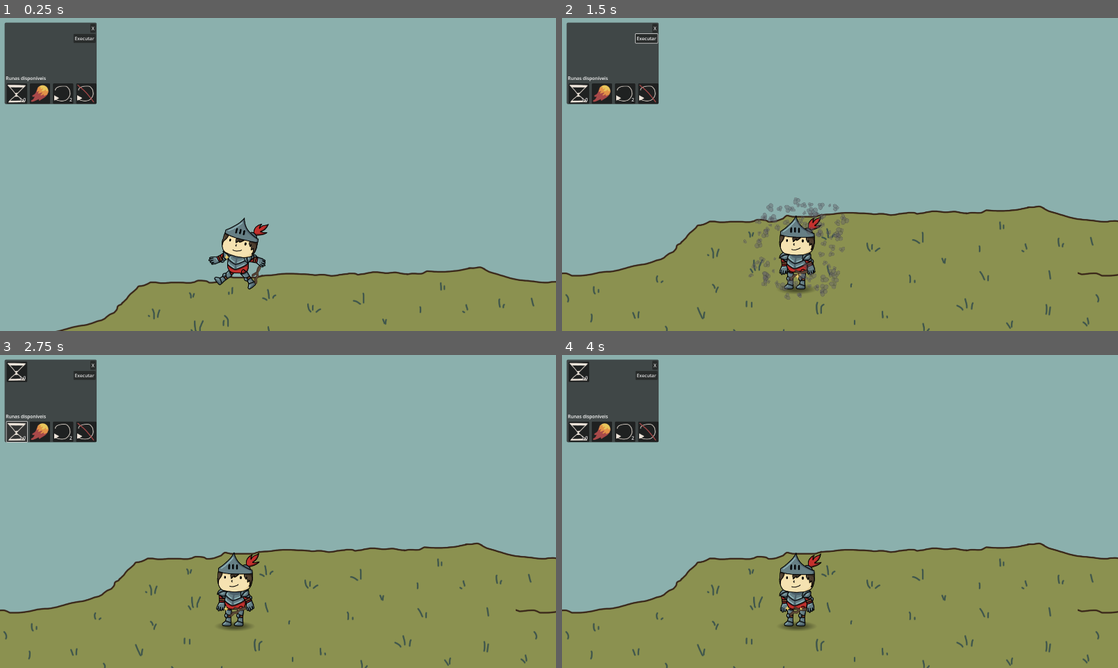
Above: before the commit, frames 1-4 (two rows, left to right).
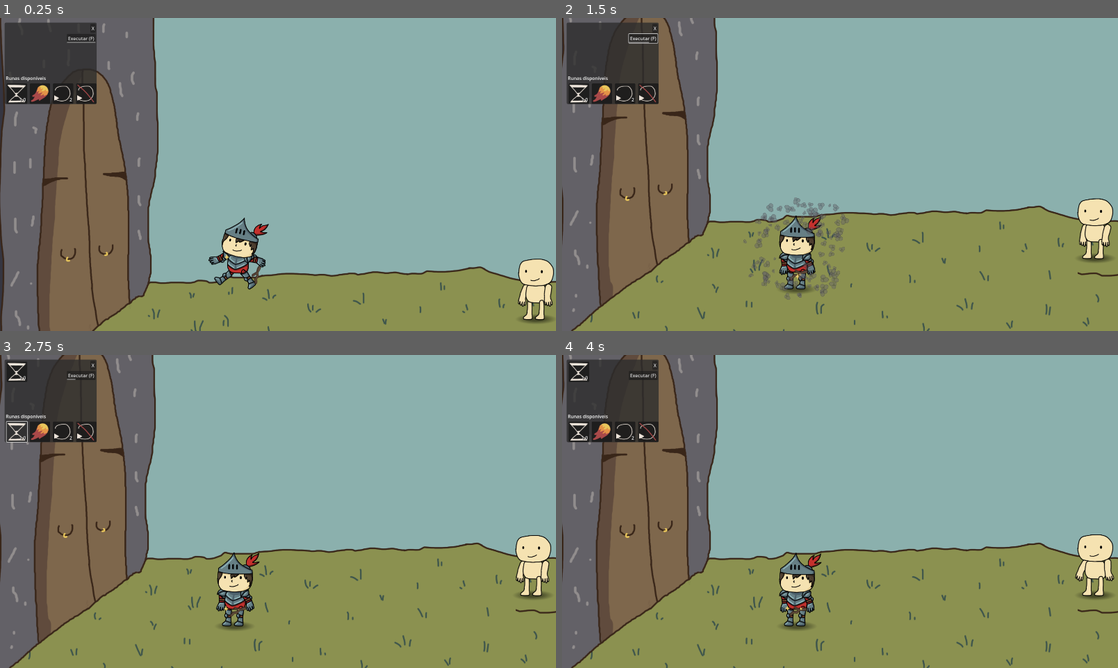
Above: after the commit, the same moments.

Repository: Caslus/cronicas-de-bugdonia
Game: Godot game, scene res://Scenes/Chapter1_3.tscn
Same seed, same stepped clock (60 frames per second), same inputs: the game is played once before the commit and once after it. This scene is started directly instead of the project's main scene.
Inputs (mouse positions are in pixels of both pictures, inside the frame that each line leads up to):
- Up to frame 1 (0.25 s): no input
- Up to frame 2 (1.5 s): click "Executar" (after the commit: "Executar (F)") at 0.5 s; drag from (795, 259) to (895, 105) at 1.27 s
- Up to frame 3 (2.75 s): click (16, 430) at 2.02 s
- Up to frame 4 (4 s): click "X" at 2.75 s; click "Abrir editor" at 3.5 s

The runs differ from the first frame. In frame 1, 24% of the frame differs, in the area x 0-100%, y 0-100%; in frame 2, 20%; in frame 3, 20%; in frame 4, 20%.

Commit message:
feat: starting spellcasting tutorial

Diff:
--- /dev/null
+++ b/Dialog/SpellCaster.json
@@ -0,0 +1,150 @@
+[
+	{
+		"id": "1",
+		"text": "Ei! você!",
+		"options": [
+			{ "text": "Eu?", "next": "2"}
+		]
+	},
+	{
+		"id": "2",
+		"text": "Você é um mago, não é? Eu posso te ensinar um feitiço simples, se você quiser.",
+		"options": [
+			{ "text": "Eu quero aprender!", "next": "3" }
+		]
+	},
+	{
+		"id": "3",
+		"text": "Antes de tudo, você precisa entender o que é uma função.",
+		"options": [
+		{ "text": "...", "next": "4" }
+		]
+	},
+	{
+		"id": "4",
+		"text": "Uma função é um bloco de código que realiza uma tarefa específica. Todos os magos usam funções para lançar feitiços.",
+		"options": [
+			{ "text": "Entendi...", "next": "5" }
+		]
+	},
+	{
+		"id": "5",
+		"text": "Aqui em nosso mundo, temos algumas runas que representam diferentes funções.",
+		"options": [
+			{ "text": "An?", "next": "6" }
+		]
+	},
+	{
+		"id": "6",
+		"text": "Juntando as runas, você pode criar feitiços, que são uma função maior que contém outras funções.",
+		"options": [
+			{ "text": "Interessante...", "next": "7" }
+		]
+	},
+	{
+		"id": "7",
+		"text": "Vou te ensinar um feitiço simples que cria uma bola de fogo.",
+		"options": [
+			{ "text": "Ótimo!", "next": "8", "toggle": "initialTalk" }
+		]
+	},
+	{
+		"id": "8",
+		"text": "Primeiro, abra o editor de feitiços no canto superior esquerdo da tela.",
+		"options": [
+			{ "text": "Certo...", "next": "9" }
+		]
+	},
+	{
+		"id": "9",
+		"text": "Agora, clique na bola de fogo na lista de runas disponíveis para adicioná-la ao seu feitiço.",
+		"options": [
+			{ "text": "Ok!", "next": "10" }
+		]
+	},
+	{
+		"id": "10",
+		"text": "Depois disso, clique no botão 'Executar' ou aperte a tecla 'R' para lançar o feitiço.",
+		"options": [
+			{ "text": "Vou tentar!", "next": "11" }
+		]
+	},
+	{
+		"id": "11",
+		"text": "Tente lançar a bola de fogo nessa pedra para liberar o caminho.",
+		"options": [
+			{ "text": "Vamos lá!", "next": null	}
+		]
+	},
+	{
+		"id": "12",
+		"text": "Boa! Você aprende rápido. Mas temos um problema maior agora...",
+		"options": [
+			{ "text": "Qual?", "next": "13" }
+		]
+	},
+	{
+		"id": "13",
+		"text": "A pedra na nossa frente é mais resistente, então vou ter que te ensinar sobre loops.",
+		"options": [
+			{ "text": "Loops?", "next": "14" }
+		]
+	},
+	{
+		"id": "14",
+		"text": "Um loop é uma estrutura que repete um bloco de código várias vezes. Isso pode ser útil para lançar feitiços repetidamente.",
+		"options": [
+			{ "text": "Como assim?", "next": "15" }
+		]
+	},
+	{
+		"id": "15",
+		"text": "Irei te ensinar sobre o loop 'For' hoje. O loop 'For' repete um bloco de código um número específico de vezes.",
+		"options": [
+			{ "text": "Entendi...", "next": "16" }
+		]
+	},
+	{
+		"id": "16",
+		"text": "Vamos adicionar um loop 'For' ao seu feitiço. Clique no ícone do loop 'For' na lista de runas disponíveis.",
+		"options": [
+			{ "text": "Ok!", "next": "17" }
+		]
+	},
+	{
+		"id": "17",
+		"text": "Depois, adicione uma bola de fogo e então feche o loop com a runa de fim de loop.",
+		"options": [
+			{ "text": "Certo!", "next": "18" }
+		]
+	},
+	{
+		"id": "18",
+		"text": "Agora, com o botão direito do mouse, clique no bloco do loop 'For' para configurar quantas vezes ele deve repetir e aperte em 'Salvar'.",
+		"options": [
+			{ "text": "Feito!", "next": "19" }
+		]
+	},
+	{
+		"id": "19",
+		"text": "Essa pedra tem 100 de vida, cada bola de fogo causa 10 de dano, então o seu 'For' deve se repetir 10 vezes.",
+		"options": [
+			{ "text": "Vou tentar!", "next": null, "toggle": "learned_loop" }
+		]
+	},
+
+	{
+		"id": "20",
+		"text": "Incrível! Mas ainda temos uma pedra maior pela frente...",
+		"options": [
+			{ "text": "Mais uma?!", "next": "21" }
+		]
+	},
+	{
+		"id": "21",
+		"text": "Essa pedra é absurdamente resistente. Eu nem sei quantas bolas de fogo serão necessárias para destruí-la.",
+		"options": [
+			{ "text": "Deixa comigo!", "next": null }
+		]
+	}
+]
--- a/Scenes/Chapter1_3.tscn
+++ b/Scenes/Chapter1_3.tscn
@@ -1,15 +1,30 @@
-[gd_scene load_steps=7 format=3 uid="uid://bpxejyxaowfj6"]
+[gd_scene load_steps=13 format=3 uid="uid://bpxejyxaowfj6"]
 
 [ext_resource type="PackedScene" uid="uid://cherfw86xm8pm" path="res://Scenes/Entity/Player.tscn" id="1_dlh0u"]
+[ext_resource type="Script" uid="uid://c7im13l7h234q" path="res://Scripts/Quest/SpellcasterQuest.gd" id="1_vlnd7"]
 [ext_resource type="Script" uid="uid://b71nfyjmm0mqa" path="res://Scripts/SpellManager.gd" id="2_457wa"]
 [ext_resource type="Texture2D" uid="uid://c1icpnkjpwirg" path="res://Assets/Objects/Cliff.png" id="3_457wa"]
 [ext_resource type="PackedScene" uid="uid://c4waaclx2re3q" path="res://Scenes/Objects/FailParticles.tscn" id="3_ufcq2"]
 [ext_resource type="PackedScene" uid="uid://dq3s72w5aye62" path="res://Scenes/Utils/SpellEditor.tscn" id="4_1qkkm"]
+[ext_resource type="Texture2D" uid="uid://dx261cbtbwnkl" path="res://Assets/Objects/PrisonInnerDoor.png" id="4_ig520"]
+[ext_resource type="Texture2D" uid="uid://bl8cr6fnwoqlw" path="res://Assets/Objects/PrisonOuterDoor.png" id="5_qqcup"]
+[ext_resource type="PackedScene" uid="uid://bu6gga7dsc3nn" path="res://Scenes/Objects/RockObstacle.tscn" id="8_qqcup"]
+[ext_resource type="PackedScene" uid="uid://dcbc26gk3t6db" path="res://Scenes/Entity/NPC.tscn" id="9_x5iv8"]
 
 [sub_resource type="RectangleShape2D" id="RectangleShape2D_ufcq2"]
 size = Vector2(18961, 165)
 
+[sub_resource type="RectangleShape2D" id="RectangleShape2D_x5iv8"]
+size = Vector2(130, 1541)
+
 [node name="Chapter13" type="Node2D"]
+
+[node name="BooleanQuest" type="Node" parent="." node_paths=PackedStringArray("npc")]
+script = ExtResource("1_vlnd7")
+npc = NodePath("../NPC")
+
+[node name="SpellEditor" parent="." node_paths=PackedStringArray("spellManager") instance=ExtResource("4_1qkkm")]
+spellManager = NodePath("../Player/SpellManager")
 
 [node name="Player" parent="." instance=ExtResource("1_dlh0u")]
 z_index = 10
@@ -23,6 +38,7 @@
 
 [node name="SpellManager" type="Node" parent="Player"]
 script = ExtResource("2_457wa")
+spellBlockLimit = 3
 failParticles = ExtResource("3_ufcq2")
 
 [node name="Map" type="Node2D" parent="."]
@@ -33,6 +49,30 @@
 [node name="CollisionShape2D" type="CollisionShape2D" parent="Map/StaticBody2D"]
 position = Vector2(8111.5, -6)
 shape = SubResource("RectangleShape2D_ufcq2")
+
+[node name="Door" type="Node2D" parent="Map"]
+
+[node name="PrisonInnerDoor2" type="Sprite2D" parent="Map/Door"]
+position = Vector2(-482.498, -566)
+rotation = 3.14159
+scale = Vector2(1, -1)
+texture = ExtResource("4_ig520")
+
+[node name="PrisonInnerDoor3" type="Sprite2D" parent="Map/Door"]
+position = Vector2(-376.498, -598)
+rotation = -3.03623
+scale = Vector2(1, -1)
+texture = ExtResource("4_ig520")
+
+[node name="PrisonOuterDoor" type="Sprite2D" parent="Map/Door"]
+position = Vector2(-579.498, -528)
+texture = ExtResource("5_qqcup")
+
+[node name="StaticBody2D" type="StaticBody2D" parent="Map/Door"]
+
+[node name="CollisionShape2D" type="CollisionShape2D" parent="Map/Door/StaticBody2D"]
+position = Vector2(-506, -641.5)
+shape = SubResource("RectangleShape2D_x5iv8")
 
 [node name="Cliff" type="Sprite2D" parent="Map"]
 light_mask = 3
@@ -46,5 +86,56 @@
 position = Vector2(2215, 73)
 texture = ExtResource("3_457wa")
 
-[node name="SpellEditor" parent="." node_paths=PackedStringArray("spellManager") instance=ExtResource("4_1qkkm")]
-spellManager = NodePath("../Player/SpellManager")
+[node name="Cliff3" type="Sprite2D" parent="Map"]
+light_mask = 3
+z_index = -11
+position = Vector2(4064, 73)
+texture = ExtResource("3_457wa")
+
+[node name="Cliff4" type="Sprite2D" parent="Map"]
+light_mask = 3
+z_index = -11
+position = Vector2(5894.5, 73)
+texture = ExtResource("3_457wa")
+
+[node name="Cliff5" type="Sprite2D" parent="Map"]
+light_mask = 3
+z_index = -11
+position = Vector2(7708, 73)
+texture = ExtResource("3_457wa")
+
+[node name="Cliff6" type="Sprite2D" parent="Map"]
+light_mask = 3
+z_index = -11
+position = Vector2(9538.5, 73)
+texture = ExtResource("3_457wa")
+
+[node name="Cliff7" type="Sprite2D" parent="Map"]
+light_mask = 3
+z_index = -11
+position = Vector2(11353, 73)
+texture = ExtResource("3_457wa")
+
+[node name="Cliff8" type="Sprite2D" parent="Map"]
+light_mask = 3
+z_index = -11
+position = Vector2(13183.5, 73)
+texture = ExtResource("3_457wa")
+
+[node name="RockObstacle" parent="." instance=ExtResource("8_qqcup")]
+position = Vector2(1859, -30)
+maxHealth = 10.0
+
+[node name="RockObstacle2" parent="." instance=ExtResource("8_qqcup")]
+position = Vector2(3692, -30)
+objectName = "Pedra Resistente"
+
+[node name="RockObstacle3" parent="." instance=ExtResource("8_qqcup")]
+position = Vector2(5706, -30)
+maxHealth = 500.0
+objectName = "Pedra Muito Resistente"
+
+[node name="NPC" parent="." node_paths=PackedStringArray("quest") instance=ExtResource("9_x5iv8")]
+position = Vector2(1030, -141)
+dialogFile = "res://Dialog/SpellCaster.json"
+quest = NodePath("../BooleanQuest")
--- a/Scenes/Objects/Fireball.tscn
+++ b/Scenes/Objects/Fireball.tscn
@@ -41,6 +41,9 @@
 color = Color(0.999999, 0.805517, 0.186029, 1)
 turbulence_enabled = true
 
+[sub_resource type="CircleShape2D" id="CircleShape2D_480x7"]
+radius = 21.82
+
 [node name="Fireball" type="Node2D"]
 script = ExtResource("1_si8x6")
 speed = 800.0
@@ -64,4 +67,10 @@
 [node name="VisibleOnScreenNotifier2D" type="VisibleOnScreenNotifier2D" parent="."]
 scale = Vector2(2.36, 2.16)
 
+[node name="Area2D" type="Area2D" parent="."]
+
+[node name="CollisionShape2D" type="CollisionShape2D" parent="Area2D"]
+shape = SubResource("CircleShape2D_480x7")
+
 [connection signal="screen_exited" from="VisibleOnScreenNotifier2D" to="." method="despawn"]
+[connection signal="body_entered" from="Area2D" to="." method="_on_body_entered"]
--- /dev/null
+++ b/Scenes/Objects/RockObstacle.tscn
@@ -0,0 +1,88 @@
+[gd_scene load_steps=7 format=3 uid="uid://bu6gga7dsc3nn"]
+
+[ext_resource type="Texture2D" uid="uid://bx2pfohmjgnb8" path="res://Assets/Objects/Rock1.png" id="1_r001i"]
+[ext_resource type="Script" uid="uid://d4mip71f2mtq7" path="res://Scripts/Object/RockObstacle.gd" id="1_tyos5"]
+[ext_resource type="PackedScene" uid="uid://c4waaclx2re3q" path="res://Scenes/Objects/FailParticles.tscn" id="2_nr16r"]
+[ext_resource type="Script" uid="uid://r6yqgk4lfr2r" path="res://Scripts/Utils/HealthBar.gd" id="3_nr16r"]
+
+[sub_resource type="StyleBoxFlat" id="StyleBoxFlat_50exs"]
+bg_color = Color(0.198463, 0.719766, 0, 1)
+corner_radius_top_left = 4
+corner_radius_top_right = 4
+corner_radius_bottom_right = 4
+corner_radius_bottom_left = 4
+
+[sub_resource type="RectangleShape2D" id="RectangleShape2D_r001i"]
+size = Vector2(496, 660)
+
+[node name="RockObstacle" type="Node2D" groups=["destructible"]]
+script = ExtResource("1_tyos5")
+breakParticles = ExtResource("2_nr16r")
+
+[node name="Rock1" type="Sprite2D" parent="."]
+scale = Vector2(2, 3.018)
+texture = ExtResource("1_r001i")
+
+[node name="HealthBar" type="Control" parent="."]
+custom_minimum_size = Vector2(256, 90)
+layout_mode = 3
+anchors_preset = 8
+anchor_left = 0.5
+anchor_top = 0.5
+anchor_right = 0.5
+anchor_bottom = 0.5
+offset_left = -20.0
+offset_top = -239.0
+offset_right = 20.0
+offset_bottom = -199.0
+grow_horizontal = 2
+grow_vertical = 2
+size_flags_horizontal = 6
+size_flags_vertical = 6
+script = ExtResource("3_nr16r")
+
+[node name="Bar" type="PanelContainer" parent="HealthBar"]
+layout_mode = 1
+anchors_preset = 8
+anchor_left = 0.5
+anchor_top = 0.5
+anchor_right = 0.5
+anchor_bottom = 0.5
+offset_left = -128.0
+offset_top = -16.0
+offset_right = 128.0
+offset_bottom = 16.0
+grow_horizontal = 2
+grow_vertical = 2
+size_flags_horizontal = 4
+size_flags_vertical = 4
+
+[node name="CurrentHealth" type="PanelContainer" parent="HealthBar/Bar"]
+custom_minimum_size = Vector2(256, 0)
+layout_mode = 2
+size_flags_horizontal = 0
+theme_override_styles/panel = SubResource("StyleBoxFlat_50exs")
+
+[node name="Label" type="Label" parent="HealthBar"]
+custom_minimum_size = Vector2(200, 0)
+layout_mode = 1
+anchors_preset = 8
+anchor_left = 0.5
+anchor_top = 0.5
+anchor_right = 0.5
+anchor_bottom = 0.5
+offset_left = -100.0
+offset_top = -11.5
+offset_right = 100.0
+offset_bottom = 11.5
+grow_horizontal = 2
+grow_vertical = 2
+size_flags_horizontal = 4
+text = "Pedra"
+horizontal_alignment = 1
+
+[node name="StaticBody2D" type="StaticBody2D" parent="." groups=["destructible"]]
+
+[node name="CollisionShape2D" type="CollisionShape2D" parent="StaticBody2D"]
+position = Vector2(6, -28)
+shape = SubResource("RectangleShape2D_r001i")
--- a/Scenes/Utils/SpellEditor.tscn
+++ b/Scenes/Utils/SpellEditor.tscn
@@ -16,7 +16,7 @@
 corner_radius_bottom_right = 4
 corner_radius_bottom_left = 4
 
-[node name="SpellEditor" type="Control" node_paths=PackedStringArray("editor", "openEditorButton", "closeEditorButton", "spellBlockList", "availableSpellBlockList")]
+[node name="SpellEditor" type="Control" node_paths=PackedStringArray("editor", "openEditorButton", "closeEditorButton", "spellBlockList", "availableSpellBlockList", "cooldownTimeBar")]
 layout_mode = 3
 anchors_preset = 15
 anchor_right = 1.0
@@ -30,6 +30,7 @@
 spellBlockContainer = ExtResource("1_kgewf")
 spellBlockList = NodePath("CanvasLayer/Editor/VBoxContainer/HBoxContainer/CurrentSpellBlocks/SpellBlockList")
 availableSpellBlockList = NodePath("CanvasLayer/Editor/VBoxContainer/AvailableRunes/AvailableSpellBlocks/AvailableSpellBlockList")
+cooldownTimeBar = NodePath("CanvasLayer/Editor/VBoxContainer/HBoxContainer/Buttons/Button/ProgressBar")
 
 [node name="CanvasLayer" type="CanvasLayer" parent="."]
 offset = Vector2(16, 16)
@@ -83,7 +84,20 @@
 layout_mode = 2
 size_flags_horizontal = 8
 size_flags_vertical = 4
-text = "Executar"
+text = "Executar (F)"
+
+[node name="ProgressBar" type="ProgressBar" parent="CanvasLayer/Editor/VBoxContainer/HBoxContainer/Buttons/Button"]
+layout_mode = 1
+anchors_preset = 12
+anchor_top = 1.0
+anchor_right = 1.0
+anchor_bottom = 1.0
+offset_top = -4.0
+grow_horizontal = 2
+grow_vertical = 0
+value = 100.0
+rounded = true
+show_percentage = false
 
 [node name="AvailableRunes" type="VBoxContainer" parent="CanvasLayer/Editor/VBoxContainer"]
 layout_mode = 2
--- a/Scripts/Entity/PlayerMovement.gd
+++ b/Scripts/Entity/PlayerMovement.gd
@@ -35,7 +35,7 @@
 			player.velocity.y = player.get("JUMP_VELOCITY") * -60
 			coyoteTimer = 0
 
-	var direction := Input.get_axis("ui_left", "ui_right")
+	var direction := Input.get_axis("move_left", "move_right")
 	if direction and canMove:
 		if Input.is_key_pressed((KEY_SHIFT)):
 			player.velocity.x = direction * player.get("VAR_SPEED") * 30 * player.get("RUN_MULTIPLIER")
--- a/Scripts/Object/Fireball.gd
+++ b/Scripts/Object/Fireball.gd
@@ -23,3 +23,11 @@
 		if time_alive > lifetime:
 			spawn_explosion()
 			despawn()
+
+func _on_body_entered(body: Node) -> void:
+		if body.is_in_group("player"): return
+		if body.is_in_group("destructible"):
+			if body.get_parent().has_method("take_damage"):
+				body.get_parent().take_damage(10)
+		spawn_explosion()
+		despawn()
--- /dev/null
+++ b/Scripts/Object/RockObstacle.gd
@@ -0,0 +1,31 @@
+extends Node2D
+
+@export var maxHealth: float = 100.0
+@export var objectName: String = "Pedra"
+var health: float
+@export var breakParticles: PackedScene
+@onready var healthBar: Control = get_node("HealthBar")
+
+func take_damage(amount: float) -> void:
+		health -= amount
+		healthBar.setHealth(health)
+
+		if health <= 0:
+				break_obstacle()
+
+func break_particle() -> void:
+		var particles = breakParticles.instantiate()
+		particles.position = position
+		particles.scale = Vector2(2, 2)
+		get_tree().root.add_child(particles)
+		particles.emitting = true
+		await get_tree().create_timer(particles.lifetime).timeout
+		particles.queue_free()
+
+func break_obstacle() -> void:
+		break_particle()
+		queue_free()
+
+func _ready() -> void:
+	health = maxHealth
+	healthBar.setup(maxHealth, objectName)
--- /dev/null
+++ b/Scripts/Quest/SpellcasterQuest.gd
@@ -0,0 +1,25 @@
+extends Node
+
+@export var questName: String = "Funções? Loops?"
+@export var questDescription: String = "Aprenda a usar funções e loops destruindo pedras."
+@export var questVariables: Dictionary = {
+	"initialTalk": false,
+	"destroyedRock1": false,
+	"learned_loop": false,
+	"destroyedRock2": false,
+	"destroyedRock3": false,
+}
+@export var npc: CharacterBody2D = null
+@export var nextQuest: Node
+
+func moveNpc(pos: Vector2, speed: float = 4.0) -> void:
+	if npc.position.x > pos.x: return
+	if npc.position != pos and not npc.moving:
+		QuestManager.moveNpcTo(npc.get_meta("objectName"), pos, speed)
+
+func onUpdateQuestVariables():
+	if questVariables.get("initialTalk"):
+		npc.set("startingDialog", "8")
+
+func _ready():
+	QuestManager.connect("questVariablesChanged", Callable(self, "onUpdateQuestVariables"))
--- /dev/null
+++ b/Scripts/Utils/HealthBar.gd
@@ -0,0 +1,18 @@
+extends Control
+
+@onready var healthBar: PanelContainer = $Bar/CurrentHealth
+var maxHealth: float
+var health: float
+
+func textFormat(text: String) -> String:
+	return "%s : %.0f / %.0f" % [text, health, maxHealth]
+
+func setup(newMaxHealth: float, text: String) -> void:
+	self.maxHealth = newMaxHealth
+	self.health = newMaxHealth
+	$Label.text = textFormat(text)
+
+func setHealth(newHealth: float) -> void:
+		health = newHealth
+		healthBar.custom_minimum_size.x = (health / maxHealth) * self.size.x
+		$Label.text = textFormat($Label.text.split(" : ")[0])
--- a/Scripts/Utils/SpellEditor.gd
+++ b/Scripts/Utils/SpellEditor.gd
@@ -9,6 +9,10 @@
 @export var spellBlockContainer: PackedScene
 @export var spellBlockList: HBoxContainer
 @export var availableSpellBlockList: HBoxContainer
+
+@export var cooldownTime: float = 3.0
+var can_cast: bool = true
+@export var cooldownTimeBar: ProgressBar
 
 func _openEditor() -> void:
 	editor.visible = true
@@ -55,8 +59,25 @@
 	_updateSpellBlocks()
 
 func _runSpell() -> void:
+	if not can_cast:
+		return
+	can_cast = false
 	spellManager.run_current_spell()
+	get_tree().create_timer(cooldownTime).timeout.connect(func(): can_cast = true)
+	cooldownTimeBar.value = 100
+	cooldownTimeBar.visible = true
+	var tween = create_tween()
+	tween.tween_property(cooldownTimeBar, "value", 0, cooldownTime)
 
 func _ready() -> void:
 	_updateAvailableSpellBlocks()
 	_updateSpellBlocks()
+
+func _process(_delta: float) -> void:
+	if Input.is_action_just_pressed("run_spell"):
+		_runSpell()
+	if Input.is_action_just_pressed("toggle_spell_editor"):
+		if editor.visible:
+			_closeEditor()
+		else:
+			_openEditor()
--- a/project.godot
+++ b/project.godot
@@ -36,42 +36,59 @@
 
 interactable=""
 player=""
+destructible=""
 
 [input]
 
+ui_accept={
+"deadzone": 0.5,
+"events": []
+}
 ui_left={
 "deadzone": 0.5,
-"events": [Object(InputEventKey,"resource_local_to_scene":false,"resource_name":"","device":-1,"window_id":0,"alt_pressed":false,"shift_pressed":false,"ctrl_pressed":false,"meta_pressed":false,"pressed":false,"keycode":65,"physical_keycode":0,"key_label":0,"unicode":97,"location":0,"echo":false,"script":null)
-, Object(InputEventJoypadButton,"resource_local_to_scene":false,"resource_name":"","device":0,"button_index":13,"pressure":0.0,"pressed":false,"script":null)
+"events": [Object(InputEventJoypadButton,"resource_local_to_scene":false,"resource_name":"","device":0,"button_index":13,"pressure":0.0,"pressed":false,"script":null)
 , Object(InputEventJoypadMotion,"resource_local_to_scene":false,"resource_name":"","device":0,"axis":0,"axis_value":-1.0,"script":null)
 ]
 }
 ui_right={
 "deadzone": 0.5,
-"events": [Object(InputEventKey,"resource_local_to_scene":false,"resource_name":"","device":-1,"window_id":0,"alt_pressed":false,"shift_pressed":false,"ctrl_pressed":false,"meta_pressed":false,"pressed":false,"keycode":68,"physical_keycode":0,"key_label":0,"unicode":100,"location":0,"echo":false,"script":null)
-, Object(InputEventJoypadButton,"resource_local_to_scene":false,"resource_name":"","device":0,"button_index":14,"pressure":0.0,"pressed":false,"script":null)
+"events": [Object(InputEventJoypadButton,"resource_local_to_scene":false,"resource_name":"","device":0,"button_index":14,"pressure":0.0,"pressed":false,"script":null)
 , Object(InputEventJoypadMotion,"resource_local_to_scene":false,"resource_name":"","device":0,"axis":0,"axis_value":1.0,"script":null)
 ]
 }
 ui_up={
 "deadzone": 0.5,
-"events": [Object(InputEventKey,"resource_local_to_scene":false,"resource_name":"","device":-1,"window_id":0,"alt_pressed":false,"shift_pressed":false,"ctrl_pressed":false,"meta_pressed":false,"pressed":false,"keycode":87,"physical_keycode":0,"key_label":0,"unicode":119,"location":0,"echo":false,"script":null)
-, Object(InputEventJoypadButton,"resource_local_to_scene":false,"resource_name":"","device":0,"button_index":11,"pressure":0.0,"pressed":false,"script":null)
-, Object(InputEventJoypadMotion,"resource_local_to_scene":false,"resource_name":"","device":0,"axis":1,"axis_value":-1.0,"script":null)
-]
+"events": []
 }
 ui_down={
 "deadzone": 0.5,
-"events": [Object(InputEventKey,"resource_local_to_scene":false,"resource_name":"","device":-1,"window_id":0,"alt_pressed":false,"shift_pressed":false,"ctrl_pressed":false,"meta_pressed":false,"pressed":false,"keycode":83,"physical_keycode":0,"key_label":0,"unicode":115,"location":0,"echo":false,"script":null)
-, Object(InputEventJoypadButton,"resource_local_to_scene":false,"resource_name":"","device":0,"button_index":12,"pressure":0.0,"pressed":false,"script":null)
-, Object(InputEventJoypadMotion,"resource_local_to_scene":false,"resource_name":"","device":0,"axis":1,"axis_value":1.0,"script":null)
-]
+"events": []
 }
 interact={
 "deadzone": 0.2,
 "events": [Object(InputEventKey,"resource_local_to_scene":false,"resource_name":"","device":-1,"window_id":0,"alt_press …(192 unchanged characters)…
 ]
 }
+run_spell={
+"deadzone": 0.2,
+"events": [Object(InputEventKey,"resource_local_to_scene":false,"resource_name":"","device":-1,"window_id":0,"alt_pressed":false,"shift_pressed":false,"ctrl_pressed":false,"meta_pressed":false,"pressed":false,"keycode":0,"physical_keycode":70,"key_label":0,"unicode":102,"location":0,"echo":false,"script":null)
+]
+}
+toggle_spell_editor={
+"deadzone": 0.2,
+"events": [Object(InputEventKey,"resource_local_to_scene":false,"resource_name":"","device":-1,"window_id":0,"alt_pressed":false,"shift_pressed":false,"ctrl_pressed":false,"meta_pressed":false,"pressed":false,"keycode":0,"physical_keycode":81,"key_label":0,"unicode":113,"location":0,"echo":false,"script":null)
+]
+}
+move_left={
+"deadzone": 0.2,
+"events": [Object(InputEventKey,"resource_local_to_scene":false,"resource_name":"","device":-1,"window_id":0,"alt_pressed":false,"shift_pressed":false,"ctrl_pressed":false,"meta_pressed":false,"pressed":false,"keycode":0,"physical_keycode":65,"key_label":0,"unicode":97,"location":0,"echo":false,"script":null)
+]
+}
+move_right={
+"deadzone": 0.2,
+"events": [Object(InputEventKey,"resource_local_to_scene":false,"resource_name":"","device":-1,"window_id":0,"alt_pressed":false,"shift_pressed":false,"ctrl_pressed":false,"meta_pressed":false,"pressed":false,"keycode":0,"physical_keycode":68,"key_label":0,"unicode":100,"location":0,"echo":false,"script":null)
+]
+}
 
 [rendering]
 
Not shown: 1 places in Scenes/Objects/Fireball.tscn that only renumber resources
Not shown, added: Scripts/Object/RockObstacle.gd.uid
Not shown, added: Scripts/Quest/SpellcasterQuest.gd.uid
Not shown, added: Scripts/Utils/HealthBar.gd.uid
